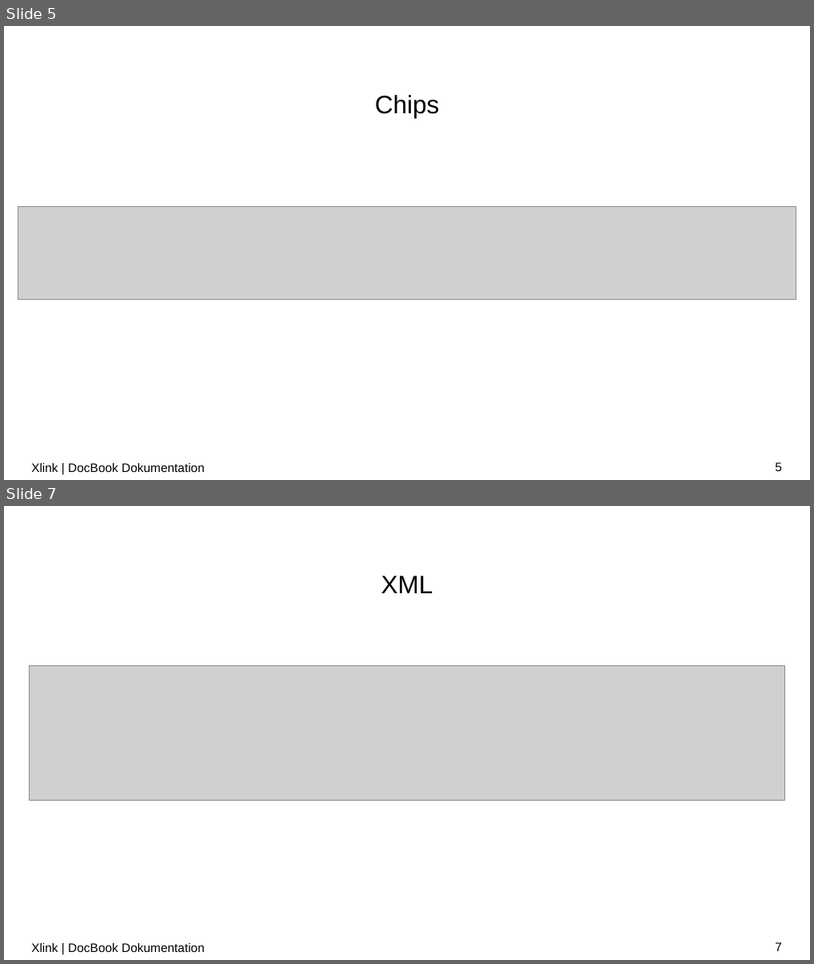
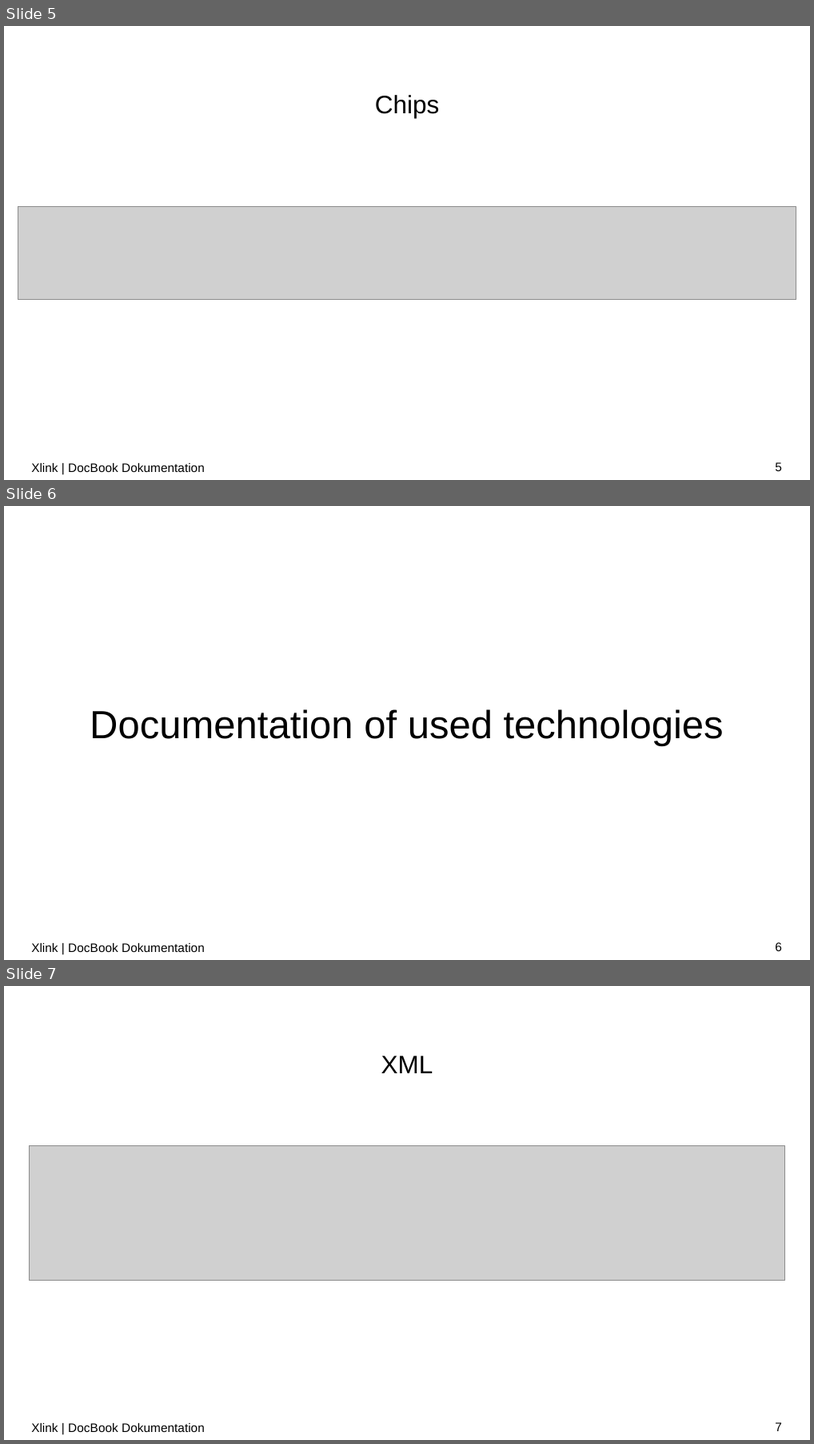
Before and after one commit to LorenzoBrazzi-zz/XML_Praktikum, a slide deck: Präsentationen/PP_notenbonus.pptx. Shown one above the other, each under a label of ours: slides 5 and 7 before the commit, slides 5, 6 and 7 after it; the slides between them are not shown. The pictures are 814x964 and 814x1444 pixels, drawn with LibreOffice and Linux fonts; fonts in the diff are those of the drawing; grey boxes stand for pictures; background and template pictures are left out. Boxes give left, top, right and bottom in pixels: in the first picture for what was removed or moved away, otherwise in the second. Text is boxed around its words. In the diff, an @@ line names an element or a change of style, - is before the commit and + after.

```diff
--- a/Präsentationen/PP_notenbonus.pptx
+++ b/Präsentationen/PP_notenbonus.pptx
@@ slide 6 added at [4,506,810,960], background #FFFFFF @@
@@ title added at [90,709,724,746], 35 pt, text #000000 @@
+Documentation of used technologies
@@ text added at [31,943,205,952], 11 pt, text #000000 @@
+Xlink | DocBook Dokumentation
@@ page number added at [775,942,782,951], 11 pt, text #000000 @@
+6
```
Also in this commit, not shown: 1 slide changed, 2 slides removed.
